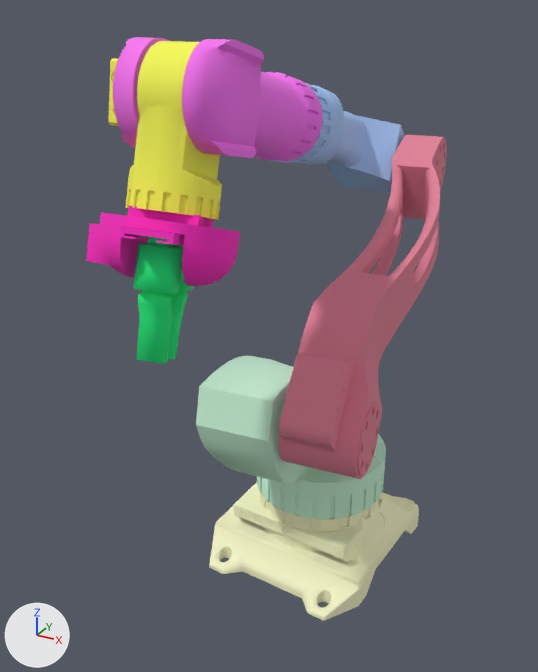
Renders of the FBX model newton-4.00/applications/media/robot.fbx from each side of a commit.
Both versions are drawn from a camera (50 mm lens) standing at (1.52, -3.39, 2.94) and looking at (-0.27, -0.13, 1.32). Lighting does not change. The marker at lower left points along +X, +Y and +Z. Where no turn or scale is listed for an object, it has been applied to the vertices.

In view in the first picture: 'ARM_FixBase_ConvexHull', 'ARM_firstArm_ConvexHull', 'ARM_orientaionAxis0_ConvexHull', 'ARM_orientaionAxis1_ConvexHull', 'ARM_orientaionAxis2_ConvexHull', 'ARM_rotating_base_ConvexHull', 'ARM_secondArm_ConvexHull', 'gripperLeft_ConvexHull', 'gripperRight_ConvexHull'.
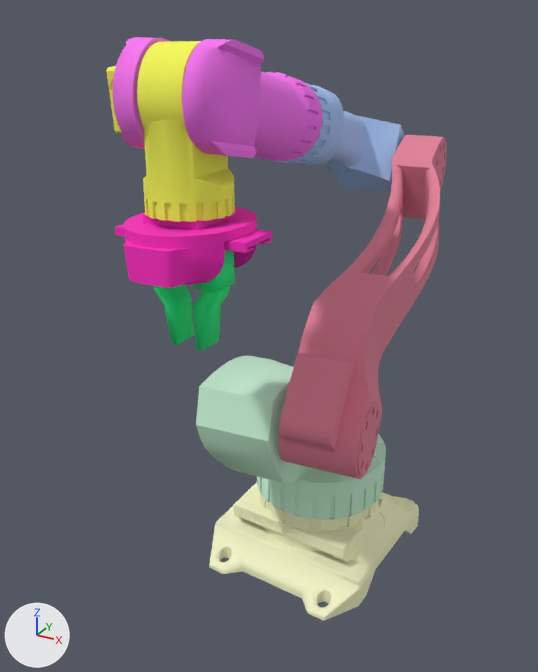
ob_arm_3 is not drawn itself; it is the parent of ob_arm_orientaionaxis1_convexhull, ob_untitled_005, ob_arm_4.
ob_arm_4 is not drawn itself; it is the parent of ob_untitled_006, ob_arm_orientaionaxis2_convexhull, ob_gripperleft, ob_gripperright.

What differs and where, as boxes (x1, y1, x2, y2) in the pictures (538 x 672 px):
'ARM_orientaionAxis1_ConvexHull', turned
    before: (125, 41, 222, 220)
    after: (137, 41, 235, 222)
'ARM_orientaionAxis2_ConvexHull', turned
    before: (86, 206, 240, 286)
    after: (115, 206, 272, 288)
'gripperLeft_ConvexHull', turned
    before: (133, 235, 183, 364)
    after: (193, 250, 235, 351)
'gripperRight_ConvexHull', turned
    before: (168, 245, 194, 359)
    after: (153, 284, 194, 345)
'Object001', turned
    before: (108, 59, 119, 126)
    after: (106, 66, 122, 133)

The change, as a list of edits to the scene's bpy script:
```text
Change ob_arm_3:
    ob_arm_3.rotation_euler: (0.0, 0.0931, 1.676) -> (0.0, -0.183, 1.676)  # degrees (0, 5.3, 96) -> degrees (0, -10, 96)
Change ob_arm_4:
    ob_arm_4.rotation_euler: (1.571, 0.0, 0.0) -> (1.568, 0.000998, -1.164)  # degrees (90, 0, 0) -> degrees (90, 0.1, -67)
```
